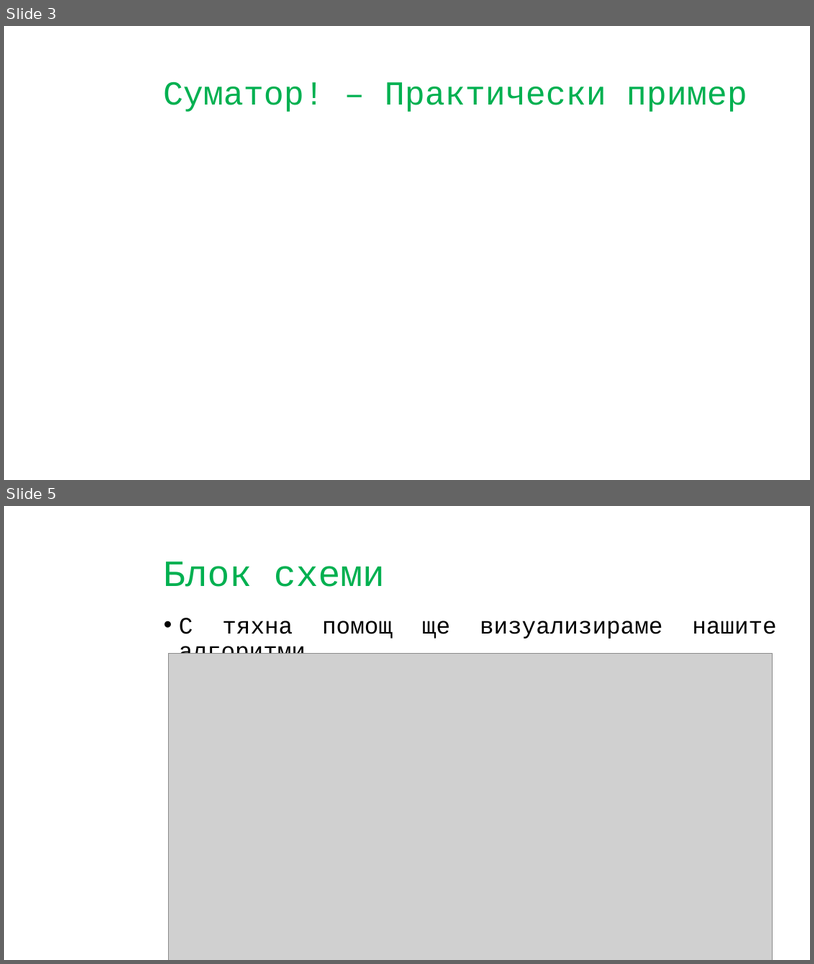
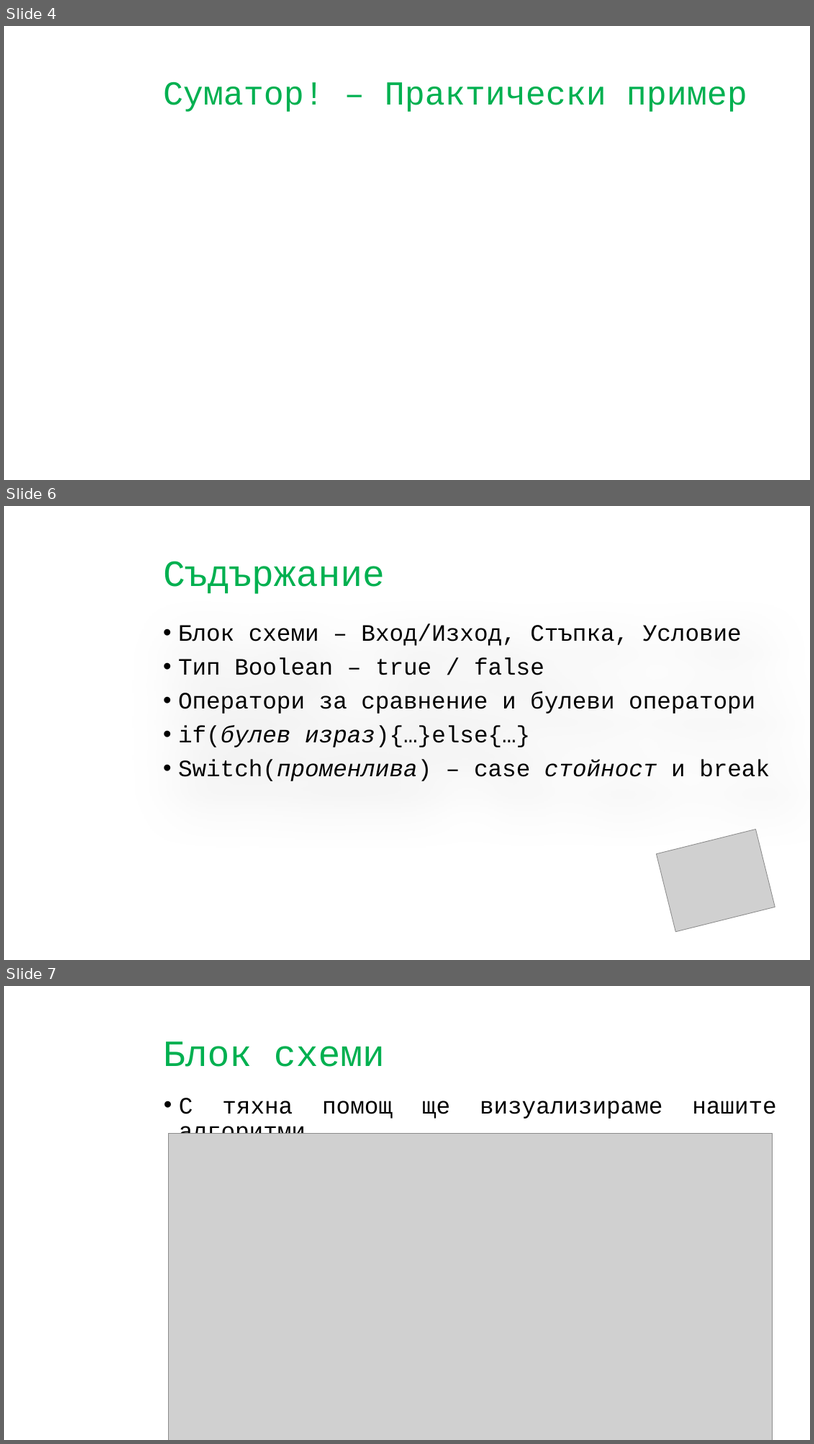
Before and after one commit to CoderDojoBulgaria/CoderDojo-2020-Autumn, a slide deck: Algo_Coding_Java/Presentations/Statements_and_Conditions.pptx. Shown one above the other, each under a label of ours: slides 3 and 5 before the commit, slides 4, 6 and 7 after it; the slides between them are not shown. The pictures are 814x964 and 814x1444 pixels, drawn with LibreOffice and Linux fonts; fonts in the diff are those of the drawing; grey boxes stand for pictures; background and template pictures are left out. Boxes give left, top, right and bottom in pixels: in the first picture for what was removed or moved away, otherwise in the second. Text is boxed around its words. In the diff, an @@ line names an element or a change of style, - is before the commit and + after.

```diff
--- a/Algo_Coding_Java/Presentations/Statements_and_Conditions.pptx
+++ b/Algo_Coding_Java/Presentations/Statements_and_Conditions.pptx
@@ slide 6 added at box(4, 506, 810, 960), background picture (left out) @@
@@ title added at box(163, 561, 385, 594), 44 pt, text #00B050 @@
+Съдържание
@@ text added at box(178, 624, 770, 781), 28 pt, text #000000 @@
+• Блок схеми – Вход/Изход, Стъпка, Условие
+• Тип Boolean – true / false
+• Оператори за сравнение и булеви оператори
+• if(булев израз){…}else{…}
+• Switch(променлива) – case стойност и break
@@ picture added at box(657, 829, 776, 932) @@
@@ what was slide 3 is now slide 4 @@
@@ what was slide 5 is now slide 7 @@
```
Also in this commit, not shown: 2 slides changed, 1 other slide added.
